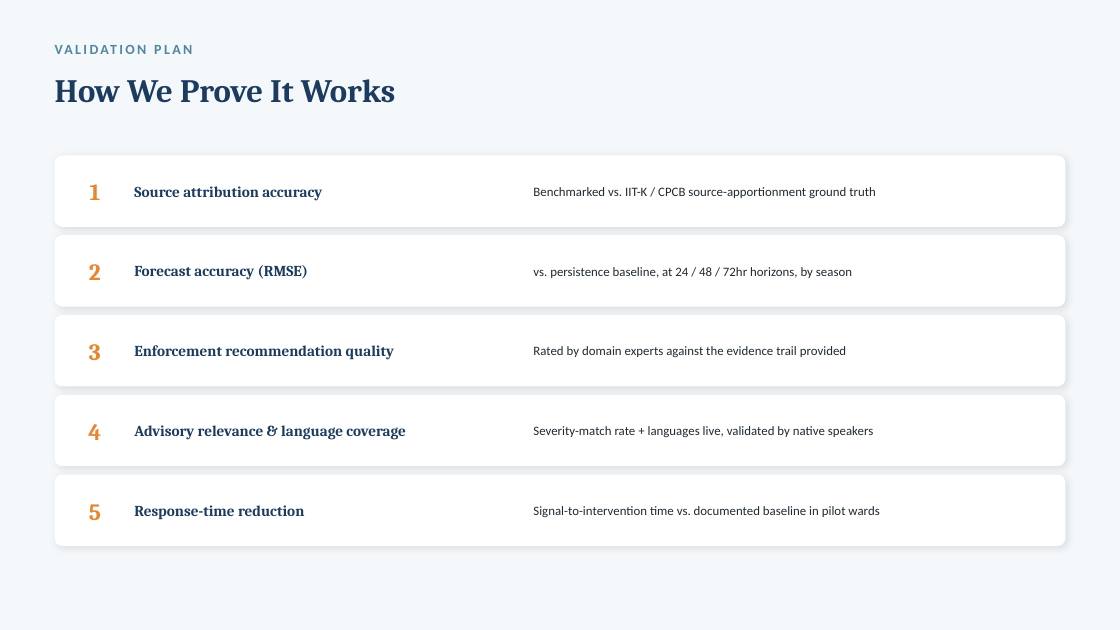
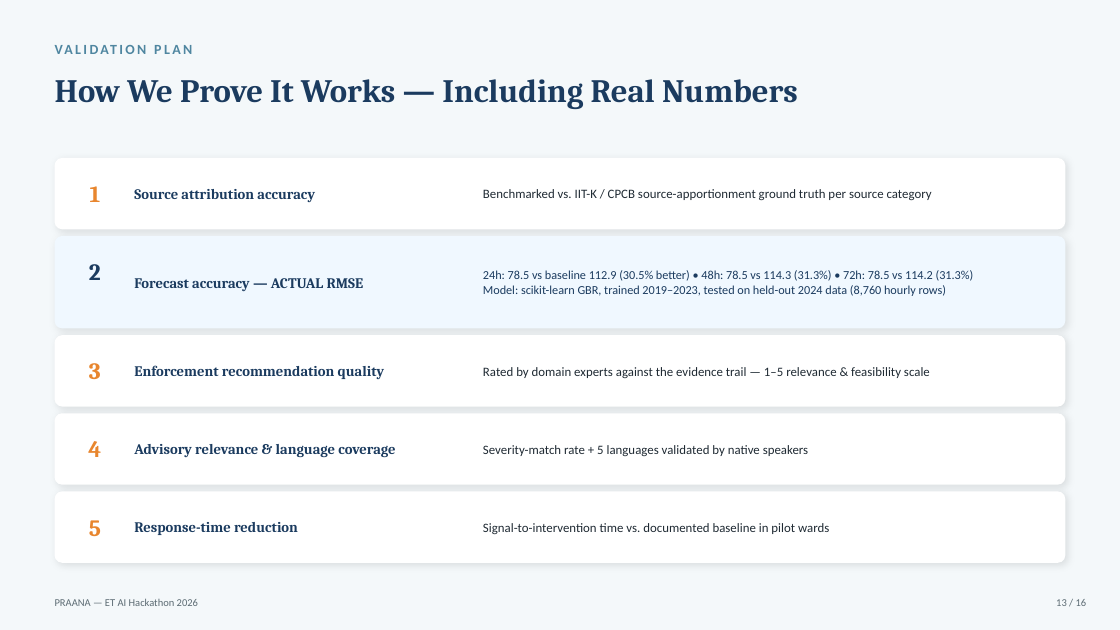
Before and after one commit to Aaditee13/praana-air-quality-intelligence, a slide deck: slide 13 of docs/PRAANA_Pitch_Deck.pptx. Drawn at 1120x630 pixels with LibreOffice and Linux fonts; fonts in the diff are those of the drawing. Boxes give left, top, right and bottom in pixels: in the first picture for what was removed or moved away, otherwise in the second. Text is boxed around its words. In the diff, an @@ line names an element or a change of style, - is before the commit and + after.

Commit message:
Fix attribute_sources_with_wind, update styling, OSM User-Agent fix

```diff
--- a/docs/PRAANA_Pitch_Deck.pptx
+++ b/docs/PRAANA_Pitch_Deck.pptx
@@ text at [55,79,798,109]: text changed @@
-How We Prove It Works
+How We Prove It Works — Including Real Numbers
@@ text at [483,189,932,200]: text changed @@
-Benchmarked vs. IIT-K / CPCB source-apportionment ground truth
+Benchmarked vs. IIT-K / CPCB source-apportionment ground truth per source category
@@ rounded rectangle: place and size @@
-rounded rectangle at [55,235,1065,307]
+rounded rectangle at [55,236,1065,329]
@@ rounded rectangle at [55,236,1065,329]: fill #FFFFFF to #F0F8FF; proportions changed @@
@@ text "2" at [89,264,101,280]: text colour #E8862E to #1B3B5F @@
@@ text at [134,278,364,291]: text changed; size 13 to 12.5 pt @@
-Forecast accuracy (RMSE)
+Forecast accuracy — ACTUAL RMSE
@@ text at [483,270,974,296]: text changed; size 11 to 10.5 pt; text colour #1F2A33 to #1B3B5F @@
-vs. persistence baseline, at 24 / 48 / 72hr horizons, by season
+24h: 78.5 vs baseline 112.9 (30.5% better) • 48h: 78.5 vs 114.3 (31.3%) • 72h: 78.5 vs 114.2 (31.3%)
+Model: scikit-learn GBR, trained 2019–2023, tested on held-out 2024 data (8,760 hourly rows)
@@ 2 rounded rectangles, 1 text: place and size @@
-2 rounded rectangles, 1 text at [55,315,1065,466]
+2 rounded rectangles, 1 text at [55,335,1065,485]
@@ size 13 to 12.5 pt in 4 elements at [134,189,315,202], [134,522,298,535], [134,444,395,457], [134,365,385,379] @@
@@ text "Enforcement recommendation quality": place and size @@
-text "Enforcement recommendation quality" at [134,345,394,360]
+text "Enforcement recommendation quality" at [134,365,385,379]
@@ text at [483,367,930,378]: text changed @@
-Rated by domain experts against the evidence trail provided
+Rated by domain experts against the evidence trail — 1–5 relevance & feasibility scale
@@ text "Advisory relevance & language coverage": place and size @@
-text "Advisory relevance & language coverage" at [134,425,405,440]
+text "Advisory relevance & language coverage" at [134,444,395,457]
@@ text at [483,445,808,456]: text changed @@
-Severity-match rate + languages live, validated by native speakers
+Severity-match rate + 5 languages validated by native speakers
@@ 2 texts, 1 rounded rectangle: place and size @@
-2 texts, 1 rounded rectangle at [55,424,1065,546]
+2 texts, 1 rounded rectangle at [55,441,1065,563]
@@ text "Response-time reduction": place and size @@
-text "Response-time reduction" at [134,505,304,520]
+text "Response-time reduction" at [134,522,298,535]
@@ text "Signal-to-intervention time vs. documented baseline ...": place and size @@
-text "Signal-to-intervention time vs. documented baseline ..." at [533,506,879,517]
+text "Signal-to-intervention time vs. documented baseline ..." at [483,523,829,534]
@@ text added at [55,599,198,606], 9 pt, text #5C6B73 @@
+PRAANA — ET AI Hackathon 2026
@@ text added at [1056,599,1087,606], 9 pt, text #5C6B73 @@
+13 / 16
```
Also in this commit, not shown: 15 other slides changed, 5 other files.
